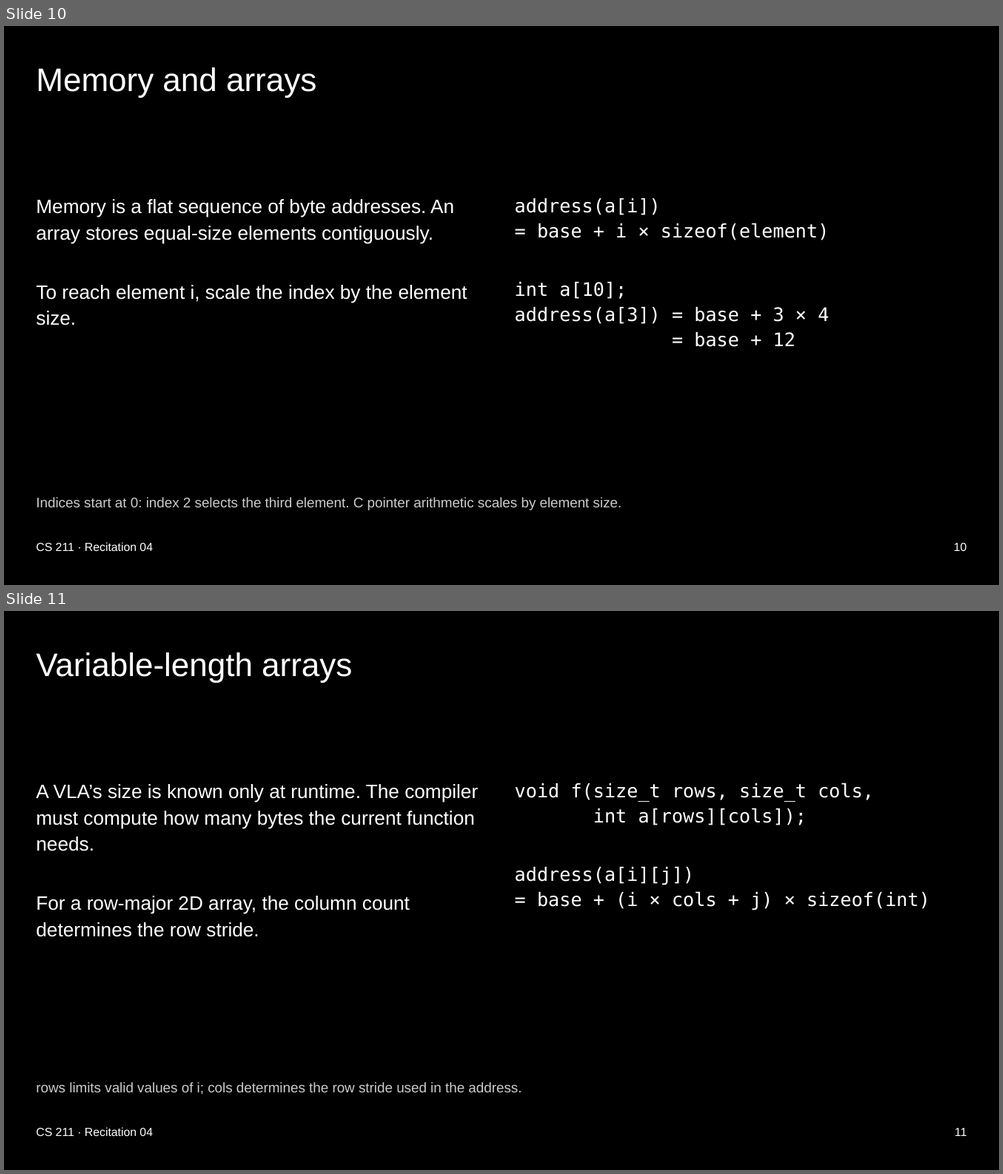
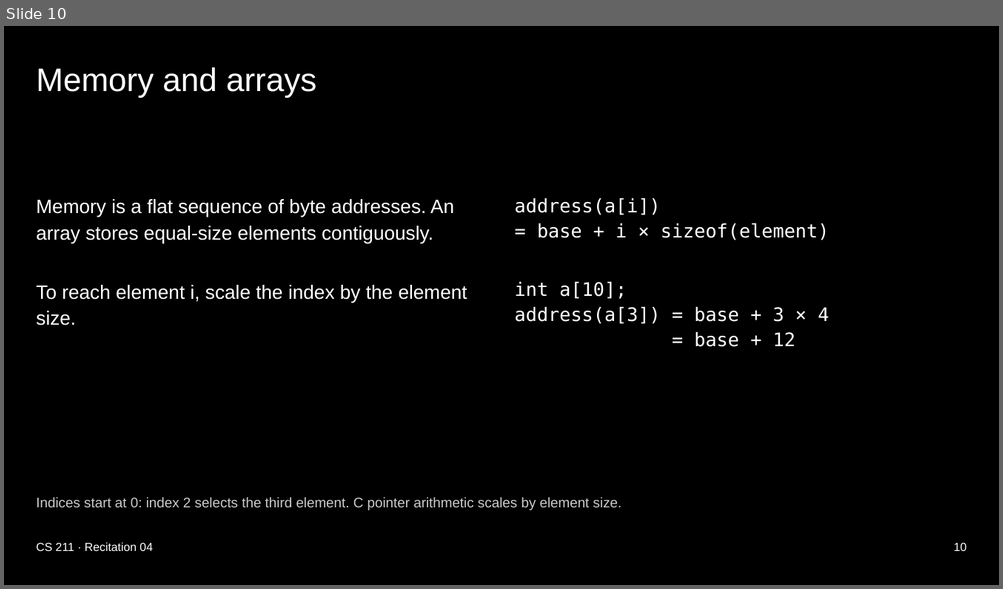
Before and after one commit to xsebby/portfolio, a slide deck: public/presentations/CS211_Recitation_4.pptx. Shown one above the other, each under a label of ours: slides 10 and 11 before the commit, slide 10 after it. The pictures are 1003x1174 and 1003x589 pixels, drawn with LibreOffice and Linux fonts; fonts in the diff are those of the drawing. Boxes give left, top, right and bottom in pixels: in the first picture for what was removed or moved away, otherwise in the second. Text is boxed around its words. In the diff, an @@ line names an element or a change of style, - is before the commit and + after.

Commit message:
Remove variable-length arrays from quiz review

```diff
--- a/public/presentations/CS211_Recitation_4.pptx
+++ b/public/presentations/CS211_Recitation_4.pptx
@@ slide 11 removed at (4,611,999,1170), background #000000 @@
@@ title removed at (36,652,352,682) @@
-Variable-length arrays
@@ text removed at (36,784,478,937) @@
-A VLA’s size is known only at runtime. The compiler must compute how many bytes the current function needs.
-For a row-major 2D array, the column count determines the row stride.
@@ text removed at (515,783,930,911) @@
-void f(size_t rows, size_t cols,
-int a[rows][cols]);
-address(a[i][j])
-= base + (i × cols + j) × sizeof(int)
@@ text removed at (36,1082,521,1095) @@
-rows limits valid values of i; cols determines the row stride used in the address.
@@ text removed at (36,1128,153,1136) @@
-CS 211 · Recitation 04
@@ text removed at (954,1128,966,1136) @@
-11
```
Also in this commit, not shown: 4 slides changed, 1 other file.
